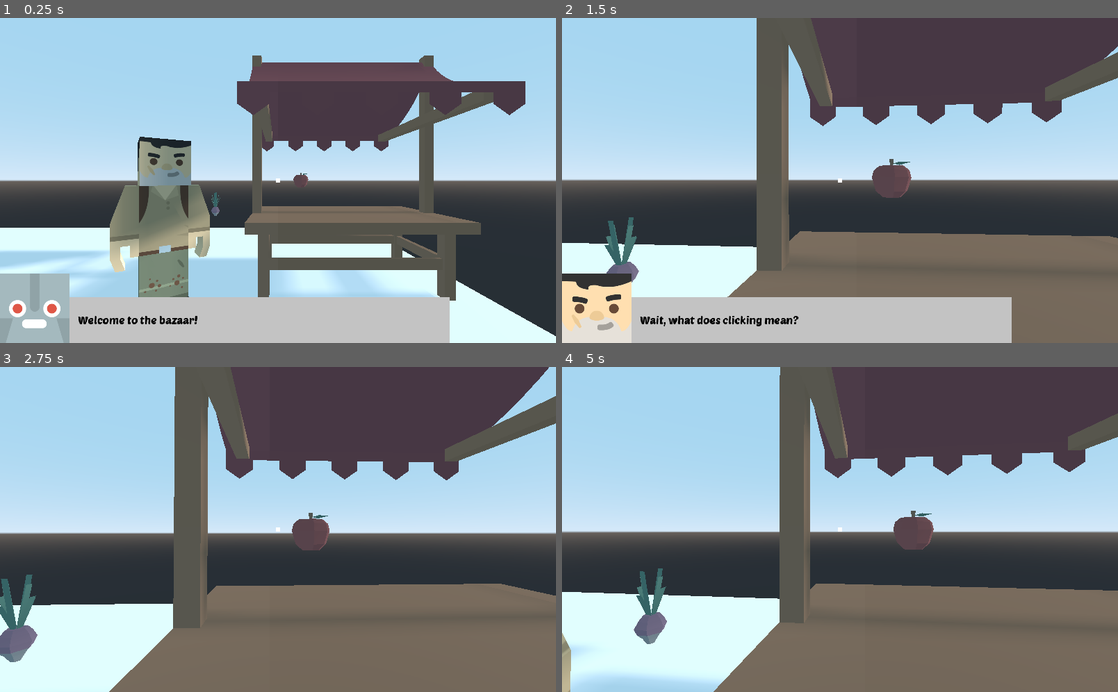
Above: before the commit, frames 1-4 (two rows, left to right).
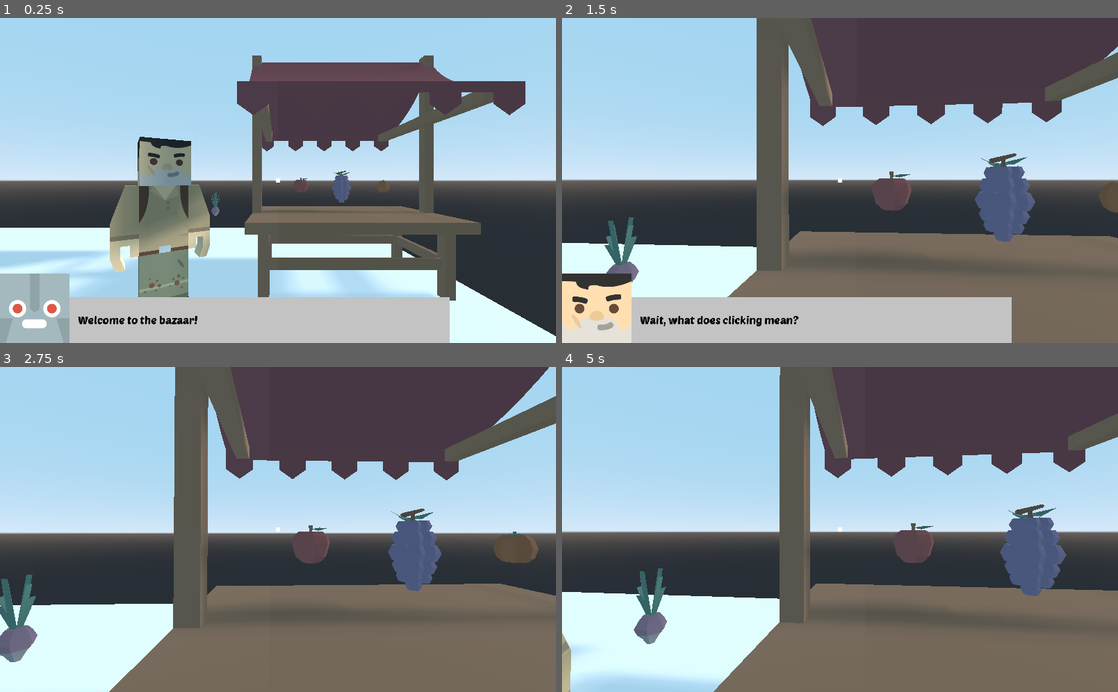
Above: after the commit, the same moments.

Repository: pjz987/tutemic-godot-tutorial
Game: Godot game, scene res://main.tscn
Two runs of this game, one before a commit and one after it. Both use one fixed random seed, a clock stepped at 60 frames per second and the inputs below.
Inputs (mouse positions are in pixels of both pictures, inside the frame that each line leads up to):
- Up to frame 1 (0.25 s): no input
- Up to frame 2 (1.5 s): tap Enter at 0.5 s; move the mouse to (867, 180) at 0.52 s; hold W (move_forward) from 0.53 s (still down); click (867, 180) at 0.6 s; move the mouse to (812, 180) at 1.27 s; click (812, 180) at 1.35 s
- Up to frame 3 (2.75 s): keep holding W (move_forward); move the mouse to (289, 523) at 2.02 s; click (289, 523) at 2.1 s
- Up to frame 4 (5 s): keep holding W (move_forward); move the mouse to (834, 536) at 2.77 s; click (834, 536) at 2.85 s; move the mouse to (878, 532) at 3.52 s; click (878, 532) at 3.6 s; move the mouse to (795, 526) at 4.27 s; click (795, 526) at 4.35 s

The runs differ from the first frame. In frame 1, 0.3% of the frame differs, in the area x 49-71%, y 47-60%; in frame 2, 2.8%; in frame 3, 2.7%; in frame 4, 2.9%, in the area x 51-91%, y 42-77%.

Commit message:
sesh 6

Diff:
--- /dev/null
+++ b/Tutemic3D/food.gd
@@ -0,0 +1,10 @@
+extends Area
+
+class_name Food
+
+func _ready():
+	GameEvents.connect("food_clicked", self, "_on_mouse_entered")
+
+
+func _on_mouse_entered():
+	print("mouse over food")
--- /dev/null
+++ b/Tutemic3D/food.tscn
@@ -0,0 +1,22 @@
+[gd_scene load_steps=3 format=2]
+
+[ext_resource path="res://food.gd" type="Script" id=1]
+
+[sub_resource type="SphereShape" id=1]
+radius = 0.121752
+
+[node name="Food" type="Area"]
+transform = Transform( 1, 0, 0, 0, 1, 0, 0, 0, 1, 0.121839, 1.1398, -0.50584 )
+script = ExtResource( 1 )
+
+[node name="SpotLight" type="SpotLight" parent="."]
+transform = Transform( -1.62921e-07, 1, 1.62921e-07, 0, -1.62921e-07, 1, 1, 1.62921e-07, 2.65431e-14, -2.38419e-07, 0.797383, 0 )
+visible = false
+light_energy = 2.4
+shadow_enabled = true
+spot_range = 1.32051
+spot_attenuation = 0.466516
+spot_angle = 10.1
+
+[node name="CollisionShape" type="CollisionShape" parent="."]
+shape = SubResource( 1 )
--- /dev/null
+++ b/Tutemic3D/food_chooser_ray.gd
@@ -0,0 +1,8 @@
+extends RayCast
+
+
+func _input(event):
+	var collided_area: Area = get_collider()
+	if collided_area is Food:
+		print(collided_area.name)
+		GameEvents.emit_signal("food_moused_over", collided_area)
--- a/Tutemic3D/food_quiz.tscn
+++ b/Tutemic3D/food_quiz.tscn
@@ -1,10 +1,13 @@
-[gd_scene load_steps=8 format=2]
+[gd_scene load_steps=11 format=2]
 
 [ext_resource path="res://fantasy-town/stallRed.glb" type="PackedScene" id=1]
-[ext_resource path="res://food-kit/apple.glb" type="PackedScene" id=2]
+[ext_resource path="res://food.tscn" type="PackedScene" id=2]
 [ext_resource path="res://blocky-characters/Models/Non-rigged/glTF/advancedCharacter.gltf" type="PackedScene" id=3]
 [ext_resource path="res://food_quiz.gd" type="Script" id=4]
 [ext_resource path="res://blocky-characters/Skins/Advanced/skin_adventurer.png" type="Texture" id=5]
+[ext_resource path="res://food-kit/apple.glb" type="PackedScene" id=6]
+[ext_resource path="res://food-kit/grapes.glb" type="PackedScene" id=7]
+[ext_resource path="res://food-kit/orange.glb" type="PackedScene" id=8]
 
 [sub_resource type="SpatialMaterial" id=1]
 albedo_texture = ExtResource( 5 )
@@ -20,9 +23,6 @@
 }
 
 [node name="stallRed" parent="." instance=ExtResource( 1 )]
-
-[node name="apple" parent="." instance=ExtResource( 2 )]
-transform = Transform( 1, 0, 0, 0, 1, 0, 0, 0, 1, 0.121839, 1.1398, -0.50584 )
 
 [node name="advancedCharacter" parent="." instance=ExtResource( 3 )]
 transform = Transform( 0.0551384, 0, -0.0834252, 0, 0.1, 0, 0.0834252, 0, 0.0551384, -0.77632, -0.0173535, -1.8715 )
@@ -51,7 +51,22 @@
 transform = Transform( 1, 0, 0, 0, 1, 0, 0, 0, 1, -1.58549, 0.319548, 0 )
 shape = SubResource( 2 )
 
-[node name="Food" type="Spatial" parent="."]
+[node name="Food" parent="." instance=ExtResource( 2 )]
+
+[node name="apple" parent="Food" instance=ExtResource( 6 )]
+transform = Transform( 1, 0, 0, 0, 1, 0, 0, 0, 1, 0, -0.0629413, 0 )
+
+[node name="Food2" parent="." instance=ExtResource( 2 )]
+transform = Transform( 1, 0, 0, 0, 1, 0, 0, 0, 1, 0.121839, 1.1398, 0.0303092 )
+
+[node name="grapes" parent="Food2" instance=ExtResource( 7 )]
+transform = Transform( 1, 0, 0, 0, 1, 0, 0, 0, 1, 0, -0.20797, 0 )
+
+[node name="Food3" parent="." instance=ExtResource( 2 )]
+transform = Transform( 1, 0, 0, 0, 1, 0, 0, 0, 1, 0.121839, 1.1398, 0.579692 )
+
+[node name="orange" parent="Food3" instance=ExtResource( 8 )]
+transform = Transform( 1, 0, 0, 0, 1, 0, 0, 0, 1, 0, -0.066553, 0 )
 [connection signal="body_entered" from="DialogTrigger" to="." method="_on_DialogTrigger_body_entered"]
 
 [editable path="advancedCharacter"]
--- a/Tutemic3D/game_events.gd
+++ b/Tutemic3D/game_events.gd
@@ -1,3 +1,7 @@
 extends Node
 
-signal dialog_initiated
+signal dialog_initiated(dialogue)
+
+signal food_moused_over
+signal food_moused_out
+signal food_clicked
--- a/Tutemic3D/main.tscn
+++ b/Tutemic3D/main.tscn
@@ -1,8 +1,9 @@
-[gd_scene load_steps=15 format=2]
+[gd_scene load_steps=16 format=2]
 
 [ext_resource path="res://player.gd" type="Script" id=1]
 [ext_resource path="res://food_quiz.tscn" type="PackedScene" id=2]
 [ext_resource path="res://Dialogues/fruit_chat.tres" type="Resource" id=3]
+[ext_resource path="res://food_chooser_ray.gd" type="Script" id=4]
 [ext_resource path="res://food-kit/beet.glb" type="PackedScene" id=5]
 [ext_resource path="res://blocky-characters/Faces/face_adventurer.png" type="Texture" id=7]
 [ext_resource path="res://PoetsenOne-Regular.ttf" type="DynamicFontData" id=8]
@@ -60,6 +61,14 @@
 [node name="Camera" type="Camera" parent="Player"]
 transform = Transform( 1, 0, 0, 0, 1, 0, 0, 0, 1, 0, 0.426568, 0 )
 current = true
+
+[node name="FoodChooserRay" type="RayCast" parent="Player/Camera"]
+enabled = true
+exclude_parent = false
+cast_to = Vector3( 0, 0, -2.5 )
+collide_with_areas = true
+collide_with_bodies = false
+script = ExtResource( 4 )
 
 [node name="CanvasLayer" type="CanvasLayer" parent="."]
 
--- a/Tutemic3D/player.gd
+++ b/Tutemic3D/player.gd
@@ -2,6 +2,9 @@
 
 export var _mouse_sensitivity := 0.08
 export var _move_speed: float = 3
+export var _acceleration: int = 100
+
+var motion: Vector3
 
 func _ready() -> void:
 	Input.set_mouse_mode(Input.MOUSE_MODE_CAPTURED)
@@ -12,7 +15,7 @@
 
 
 func _physics_process(delta) -> void:
-	movement()
+	movement(delta)
 
 
 func aim(event: InputEvent) -> void:
@@ -26,7 +29,7 @@
 		$Camera.rotation_degrees.x = clamp(current_tilt, -90, 90)
 
 
-func movement() -> void:
+func movement(delta) -> void:
 	var movement_vector: Vector3
 	var forward_movement: Vector3
 	var sideways_movement: Vector3
@@ -44,4 +47,7 @@
 	movement_vector = forward_movement + sideways_movement
 	movement_vector = movement_vector.normalized()
 
+#	movement_vector = movement_vector.linear_interpolate(Vector3.ZERO, _acceleration * delta)
+#	motion += movement_vector * delta * _acceleration
+
 	move_and_slide(movement_vector * _move_speed)
--- a/Tutemic3D/project.godot
+++ b/Tutemic3D/project.godot
@@ -13,9 +13,15 @@
 "class": "Dialogue",
 "language": "GDScript",
 "path": "res://dialogue.gd"
+}, {
+"base": "Area",
+"class": "Food",
+"language": "GDScript",
+"path": "res://food.gd"
 } ]
 _global_script_class_icons={
-"Dialogue": ""
+"Dialogue": "",
+"Food": ""
 }
 
 [application]
